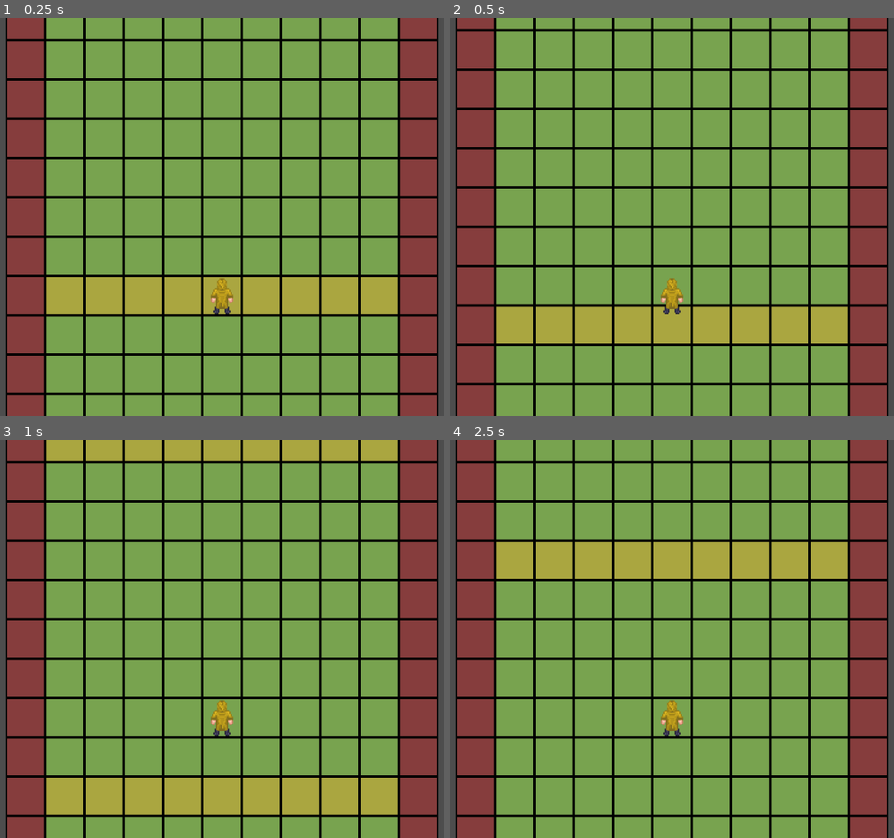
Above: before the commit, frames 1-4 (two rows, left to right).
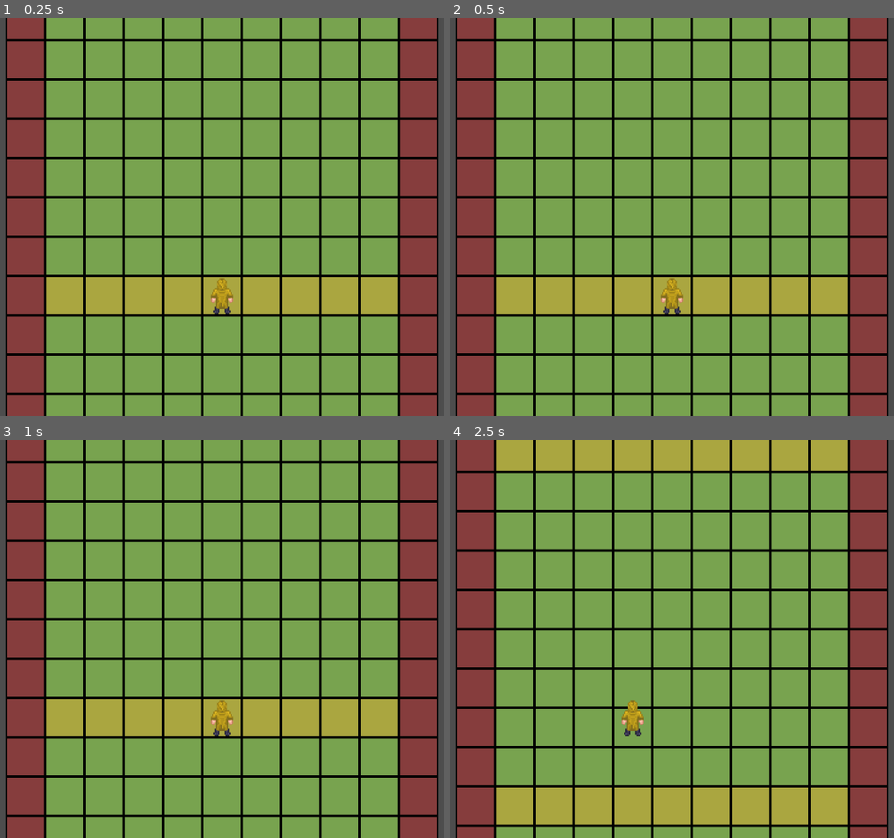
Above: after the commit, the same moments.

Repository: MoustachedMamba/RVCHRNNR
Game: Godot game, scene res://Game.tscn
Two runs of this game, one before a commit and one after it. Both use one fixed random seed, a clock stepped at 60 frames per second and the inputs below. Sound files missing from this copy of the repository are replaced by a short silence.
Inputs:
- Up to frame 1 (0.25 s): no input
- Up to frame 2 (0.5 s): no input
- Up to frame 3 (1 s): hold A (a) from 0.53 s (still down); tap D (d) at 0.8 s
- Up to frame 4 (2.5 s): tap Enter at 1.25 s; release A (a) at 1.28 s; tap D (d) at 1.35 s; tap W (w, bound only after the commit) at 1.55 s; hold W (w, bound only after the commit) from 2.03 s (still down); tap A (a) at 2.3 s

Frame 1 is identical in both runs. In frame 2, 24% of the frame differs, in the area x 1-99%, y 2-95%; in frame 3, 18%; in frame 4, 32%, in the area x 1-99%, y 0-98%.

Commit message:
Player controller update
- Стало лучше
- Хуже вроде не стало

Diff:
--- a/Game.gd
+++ b/Game.gd
@@ -1,8 +1 @@
 extends Node2D
-
-
-@onready var music := $Player/Music
-
-
-func _ready():
-	music.play()
--- a/Game.tscn
+++ b/Game.tscn
@@ -1,9 +1,8 @@
-[gd_scene load_steps=7 format=3 uid="uid://dgteg88tqr32r"]
+[gd_scene load_steps=6 format=3 uid="uid://dgteg88tqr32r"]
 
 [ext_resource type="Script" path="res://Game.gd" id="1_7mxvr"]
 [ext_resource type="PackedScene" uid="uid://duycglnwfyku3" path="res://Scenes/Player.tscn" id="2_rroqc"]
 [ext_resource type="Script" path="res://MapController.gd" id="4_yb80y"]
-[ext_resource type="PackedScene" uid="uid://bjb716gh7bht7" path="res://Scenes/Anomalies/Rvach/Rvach.tscn" id="5_xceem"]
 
 [sub_resource type="RectangleShape2D" id="RectangleShape2D_ktjp5"]
 size = Vector2(1089.94, 52.7043)
@@ -37,14 +36,6 @@
 position = Vector2(0, -448)
 shape = SubResource("RectangleShape2D_ktjp5")
 
-[node name="StepTimer" type="Timer" parent="Map"]
-wait_time = 0.85
-
-[node name="StartTimer" type="Timer" parent="Map"]
-
-[node name="Rvach" parent="Map" instance=ExtResource("5_xceem")]
-position = Vector2(0, -112)
-
 [node name="MainCamera" type="Camera2D" parent="." node_paths=PackedStringArray("player")]
 zoom = Vector2(2, 2)
 script = SubResource("GDScript_js3b4")
--- /dev/null
+++ b/Scenes/FSM/PlayerController/Idle.gd
@@ -0,0 +1,12 @@
+class_name Idle extends PCState
+
+
+func handle_input(_event: InputEvent) -> void:
+	if _event.is_action_pressed("w"):
+		state_machine._transition_to_next_state(MOVING)
+
+
+func exit():
+	player.step_timer.start()
+	player.music.play()
+	player.map.make_step()
--- a/Scenes/FSM/PlayerController/Moving.gd
+++ b/Scenes/FSM/PlayerController/Moving.gd
@@ -3,7 +3,14 @@
 
 func _ready():
 	await owner.ready
+
+
+func enter(previous_state_path: String, data := {}) -> void:
 	player.step_timer.timeout.connect(make_step)
+
+
+func exit() -> void:
+	player.step_timer.timeout.disconnect(make_step)
 
 
 func handle_input(_event: InputEvent) -> void:
@@ -14,5 +21,6 @@
 	if _event.is_action_pressed("d"):
 		player.strafe(player.DIRECTION.RIGHT)
 
+
 func make_step():
 	player.map.make_step()
--- a/Scenes/FSM/PlayerController/PlayerControllerState.gd
+++ b/Scenes/FSM/PlayerController/PlayerControllerState.gd
@@ -1,7 +1,7 @@
 class_name PCState extends State
 
-
-const WALKING = "Moving"
+const IDLE = "Idle"
+const MOVING = "Moving"
 const RUNNING = "Running"
 const PRONE = "Prone"
 const LOOKING = "Looking"
@@ -11,6 +11,7 @@
 
 
 func _ready() -> void:
+	super._ready()
 	await owner.ready
 	player = owner as CharacterBody2D
 	assert(player != null, "The PlayerState state type must be used only in player scene.")
--- a/Scenes/FSM/State.gd
+++ b/Scenes/FSM/State.gd
@@ -2,6 +2,13 @@
 
 
 signal finished(next_state_path: String, data: Dictionary)
+
+
+var state_machine: StateMachine
+
+
+func _ready() -> void:
+	state_machine = get_parent()
 
 
 func handle_input(_event: InputEvent) -> void:
--- a/Scenes/FSM/StateMachine.gd
+++ b/Scenes/FSM/StateMachine.gd
@@ -12,6 +12,7 @@
 		state_node.finished.connect(_transition_to_next_state)
 	await owner.ready
 	state.enter("")
+	print("READY")
 
 
 func _unhandled_input(event: InputEvent) -> void:
--- a/Scenes/Player.gd
+++ b/Scenes/Player.gd
@@ -10,11 +10,13 @@
 @onready var left_raycast: RayCast2D = $LeftRayCast
 @onready var right_raycast: RayCast2D = $RightRayCast
 @onready var beat_notifier: RhythmNotifier = $RhythmNotifier
+@onready var music: AudioStreamPlayer2D = $Music
 
 var strafe_locked: bool = false
 
+
 func _ready():
-	step_timer.start()
+	pass
 
 
 func make_step():
--- a/Scenes/Player.tscn
+++ b/Scenes/Player.tscn
@@ -6,6 +6,8 @@
 [ext_resource type="Script" path="res://addons/rhythm_notifier/rhythm_notifier.gd" id="2_t1otg"]
 [ext_resource type="Script" path="res://Scenes/FSM/StateMachine.gd" id="3_4fpsx"]
 [ext_resource type="Script" path="res://Scenes/FSM/PlayerController/Moving.gd" id="4_76jk5"]
+[ext_resource type="Texture2D" uid="uid://ds5ecrudcp4oh" path="res://Assets/Sprites/progressbar.png" id="7_b82oc"]
+[ext_resource type="Script" path="res://Scenes/FSM/PlayerController/Idle.gd" id="7_ut1wk"]
 
 [sub_resource type="RectangleShape2D" id="RectangleShape2D_ppbvu"]
 size = Vector2(30, 30)
@@ -37,9 +39,24 @@
 [node name="StepTimer" type="Timer" parent="."]
 wait_time = 0.462
 
+[node name="RunTimer" type="Timer" parent="."]
+wait_time = 0.231
+
 [node name="StateMachine" type="Node" parent="." node_paths=PackedStringArray("initial_state")]
 script = ExtResource("3_4fpsx")
-initial_state = NodePath("Moving")
+initial_state = NodePath("Idle")
 
 [node name="Moving" type="Node" parent="StateMachine"]
 script = ExtResource("4_76jk5")
+
+[node name="Idle" type="Node" parent="StateMachine"]
+script = ExtResource("7_ut1wk")
+
+[node name="ProgressBar" type="TextureProgressBar" parent="."]
+modulate = Color(1, 1, 1, 0.647059)
+offset_left = -17.0
+offset_top = -17.0
+offset_right = 17.0
+offset_bottom = 17.0
+fill_mode = 4
+texture_progress = ExtResource("7_b82oc")
--- a/project.godot
+++ b/project.godot
@@ -56,6 +56,11 @@
 "events": [Object(InputEventKey,"resource_local_to_scene":false,"resource_name":"","device":-1,"window_id":0,"alt_press …(195 unchanged characters)…
 ]
 }
+w={
+"deadzone": 0.5,
+"events": [Object(InputEventKey,"resource_local_to_scene":false,"resource_name":"","device":-1,"window_id":0,"alt_pressed":false,"shift_pressed":false,"ctrl_pressed":false,"meta_pressed":false,"pressed":false,"keycode":0,"physical_keycode":87,"key_label":0,"unicode":119,"location":0,"echo":false,"script":null)
+]
+}
 
 [rendering]
 
Binary file added: Assets/Sprites/progressbar.png
Not shown, added: Assets/Sprites/progressbar.png.import
Binary file added: Assets/Sprites/white_square.png
Not shown, added: Assets/Sprites/white_square.png.import
Not shown: 1 places in Scenes/Player.tscn that only renumber resources
